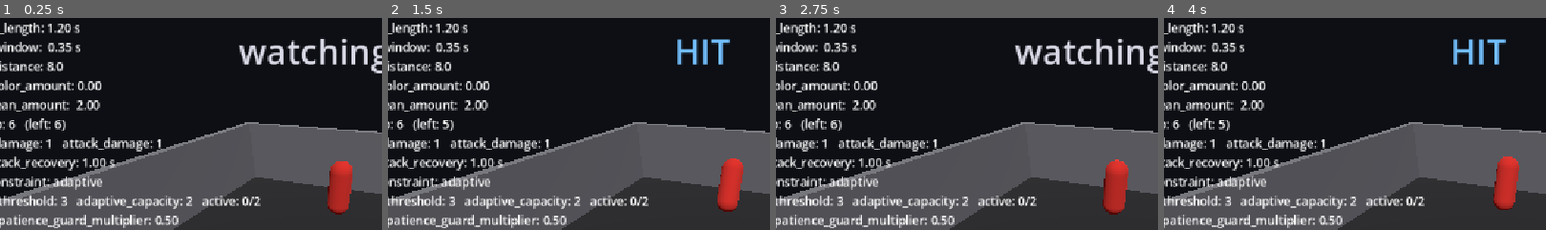
Above: before the commit, frames 1-4 (left to right).
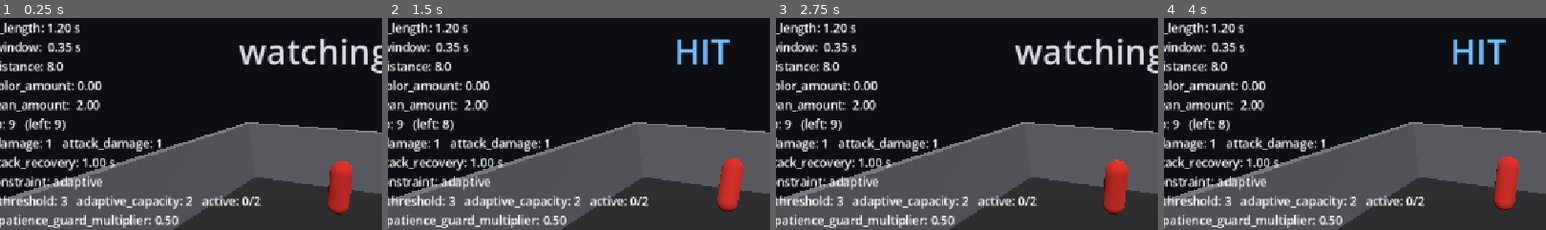
Above: after the commit, the same moments.

Repository: Devansh-Ruia/descent_1
Game: Godot game, scene res://main.tscn
Two runs of this game, one before a commit and one after it. Both use one fixed random seed, a clock stepped at 60 frames per second and the inputs below. Sound files missing from this copy of the repository are replaced by a short silence.
Inputs:
- Up to frame 1 (0.25 s): no input
- Up to frame 2 (1.5 s): tap Enter at 0.5 s; tap K at 0.6 s; tap Space at 0.77 s; tap J at 1.35 s
- Up to frame 3 (2.75 s): tap Space at 1.52 s; tap R at 2.1 s
- Up to frame 4 (4 s): tap Space at 2.75, 3.02, 3.77 s; tap K at 2.85 s; tap J at 3.6 s
The pictures show only the part of the screen within x 9-59%, y 0-50%; the shares and areas given below are measured in that part.

The runs differ from the first frame. In frame 1, 0.1% of the frame differs, in the area x 2-16%, y 48-53%; in frame 2, 0.1%; in frame 3, 0.1%; in frame 4, 0.1%.

Commit message:
Increase enemy HP from 6 to 9 across multiple files to adjust combat balance and ensure adaptations occur within fights.

Diff:
--- a/main.gd
+++ b/main.gd
@@ -25,7 +25,7 @@
 var camera_distance: float = 8.0
 var windup_color_amount: float = 1.0
 var windup_lean_amount: float = 1.0
-var enemy_hp: int = 6              # HP the enemy starts each fight with
+var enemy_hp: int = 9              # HP the enemy starts each fight with
 var counter_damage: int = 1        # HP a successful counter takes off (countering never enrages)
 var attack_damage: int = 1         # HP one landed J swing takes off
 var player_attack_recovery: float = 1.0    # seconds your own swing leaves you unable to counter or swing again
@@ -104,7 +104,7 @@
 var eff_guard_time: float = 0.55    # this cycle's guard beat, locked at _enter_idle like eff_telegraph
 var guard_beat_factor: float = 1.0  # 1.0 / this cycle's guard scale, locked with eff_guard_time; see the IDLE branch
 var counter_spent: bool = false     # one counter attempt per cycle
-var enemy_hp_left: int = 6          # refilled by _reset_fight (reload, FIGHT WON, or your death)
+var enemy_hp_left: int = 9          # refilled by _reset_fight (reload, FIGHT WON, or your death)
 var fight_over: bool = false        # terminal result hold; LOSE already refills HP, so HP alone cannot gate input
 var player_recovery_left: float = 0.0   # your own swing's recovery; blocks SPACE/K while > 0
 var hit_flinch: float = 0.0         # knock-back timer for a landed player hit
@@ -559,11 +559,11 @@
 	# Every path that restores HP goes through here, so the rage window can't survive a
 	# reset and hand the player a shortened telegraph on the first cycle of a fresh fight.
 	# Adaptive's weights and active list are DELIBERATELY not touched: learning survives a
-	# death and a FIGHT WON. At enemy_hp 6 and threshold 3 the counter-plus-recovery-poke line
-	# takes two HP a cycle and adapts AFTER, so an adaptation forms on roughly the boundary
-	# that line ends the fight on, and clearing
-	# it here would make the feature a near no-op and make dying buy a clean slate. Same
-	# rule the sequence already follows: dying does not re-sync what you are being read on.
+	# death and a FIGHT WON. At enemy_hp 9 and threshold 3 the counter-plus-recovery-poke line
+	# takes two HP a cycle and has the enemy at 3 HP when AFTER adapts, so the adaptation
+	# bites inside the fight that taught it. Persistence still matters: clearing it here
+	# would make dying buy a clean slate. Same rule the sequence already follows: dying does
+	# not re-sync what you are being read on.
 	enemy_hp_left = enemy_hp
 	vengeful_left = 0.0
 	fight_over = false
@@ -782,7 +782,7 @@
 	camera_distance = 8.0
 	windup_color_amount = 1.0
 	windup_lean_amount = 1.0
-	enemy_hp = 6   # must track the declaration: this block overwrites it before anything reads it
+	enemy_hp = 9   # must track the declaration: this block overwrites it before anything reads it
 	counter_damage = 1
 	attack_damage = 1
 	player_attack_recovery = 1.0
--- a/tools/test_combat.gd
+++ b/tools/test_combat.gd
@@ -68,7 +68,10 @@
 	_check(game.enemy_constraint == "adaptive", "loaded tuning enables Adaptive")
 	_check(game.sequence == [0, 0, 1, 0, 1] and game.methodical_resume == "next", "loaded Methodical AABAB / next")
 	_check(game.adaptive_capacity == 2 and game.adaptive_threshold == 3, "shipped capacity and threshold")
-	_check(game.enemy_hp == 6 and game.counter_damage == 1 and game.attack_damage == 1, "normal HP and damage unchanged")
+	_check(game.enemy_hp == 9 and game.counter_damage == 1 and game.attack_damage == 1, "normal HP and damage unchanged")
+	# This scenario needs the third counter-then-J to kill before AFTER activates, which the shipped HP no longer does.
+	game.enemy_hp = 6
+	game.enemy_hp_left = 6
 	var attacks: Array[int] = []
 	for cycle in range(3):
 		_windup()
@@ -208,7 +211,7 @@
 	_windup()
 	game.state_time = game.eff_telegraph
 	_press(KEY_SPACE)
-	_check(game.state == S.RECOVERY and game.enemy_hp_left == 5, "counter at wind-up tail remains valid")
+	_check(game.state == S.RECOVERY and game.enemy_hp_left == 8, "counter at wind-up tail remains valid")
 	_fresh()
 	_windup()
 	game._process(game.eff_telegraph + 0.001)
@@ -218,7 +221,7 @@
 	game.enemy_constraint = "vengeful"
 	_windup()
 	_counter()
-	_check(game.enemy_hp_left == 5 and game.vengeful_left == 0.0, "Vengeful counter damage is intact and never enrages")
+	_check(game.enemy_hp_left == 8 and game.vengeful_left == 0.0, "Vengeful counter damage is intact and never enrages")
 	_finish_cycle()
 	_windup()
 	_press(KEY_J)
@@ -242,7 +245,7 @@
 	_press(KEY_J)
 	game._process(game.VENGE_POSE_TIME + 0.001)
 	_counter()
-	_check(game.enemy_hp_left == 4 and game.seq_index == 0, "retaliation remains counterable at its tail without consuming a sequence step")
+	_check(game.enemy_hp_left == 7 and game.seq_index == 0, "retaliation remains counterable at its tail without consuming a sequence step")
 	_check(game.vengeful_left < game.vengeful_duration - 1.0, "counter does not refresh the rage window")
 	_fresh()
 	game.enemy_constraint = "vengeful"
--- a/tuning.json
+++ b/tuning.json
@@ -4,7 +4,7 @@
   "camera_distance": 8.0,
   "windup_color_amount": 0.0,
   "windup_lean_amount": 2.0,
-  "enemy_hp": 6,
+  "enemy_hp": 9,
   "counter_damage": 1,
   "attack_damage": 1,
   "player_attack_recovery": 1.0,
Not shown, changed: README.md
